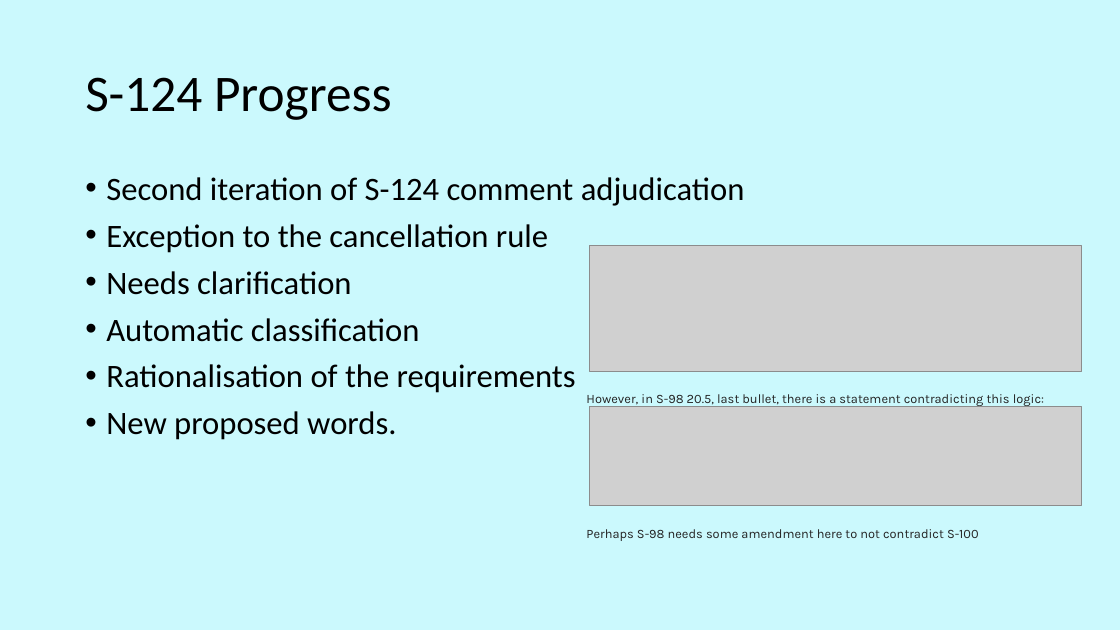
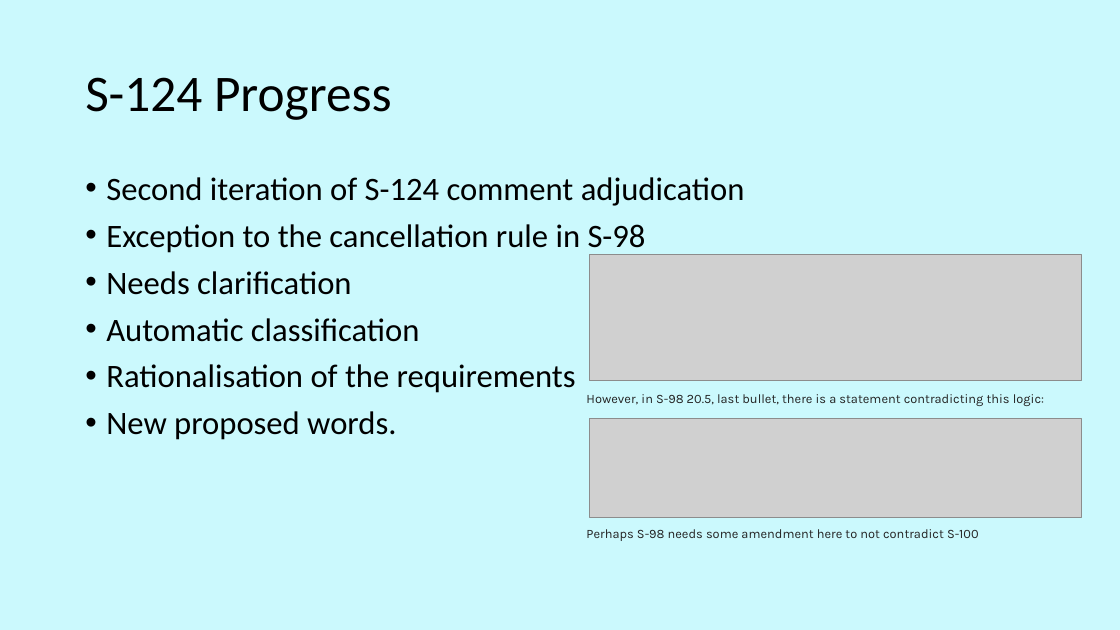
Before and after one commit to iho-ohi/98-interoperability, a slide deck: slide 3 of documents/2.4.0/S-98 VTC Nov.pptx. Drawn at 1120x630 pixels with LibreOffice and Linux fonts; fonts in the diff are those of the drawing; grey boxes stand for pictures; background and template pictures are left out. Boxes give left, top, right and bottom in pixels: in the first picture for what was removed or moved away, otherwise in the second. Text is boxed around its words. In the diff, an @@ line names an element or a change of style, - is before the commit and + after.

```diff
--- a/documents/2.4.0/S-98 VTC Nov.pptx
+++ b/documents/2.4.0/S-98 VTC Nov.pptx
@@ text at bbox=[106, 224, 646, 255]: text changed @@
-• Exception to the cancellation rule
+• Exception to the cancellation rule in S-98
@@ picture: place and size @@
-picture at bbox=[590, 245, 1081, 371]
+picture at bbox=[590, 255, 1081, 381]
@@ picture: place and size @@
-picture at bbox=[590, 407, 1081, 506]
+picture at bbox=[590, 418, 1081, 518]
```
Also in this commit, not shown: 3 other slides changed, 1 slide added, 2 slides removed, 11 other files.
